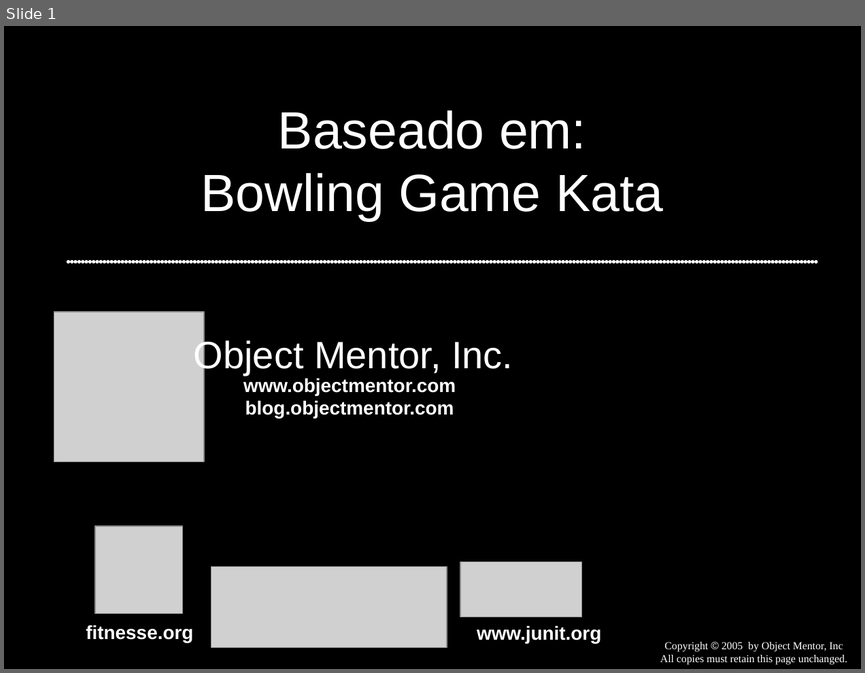
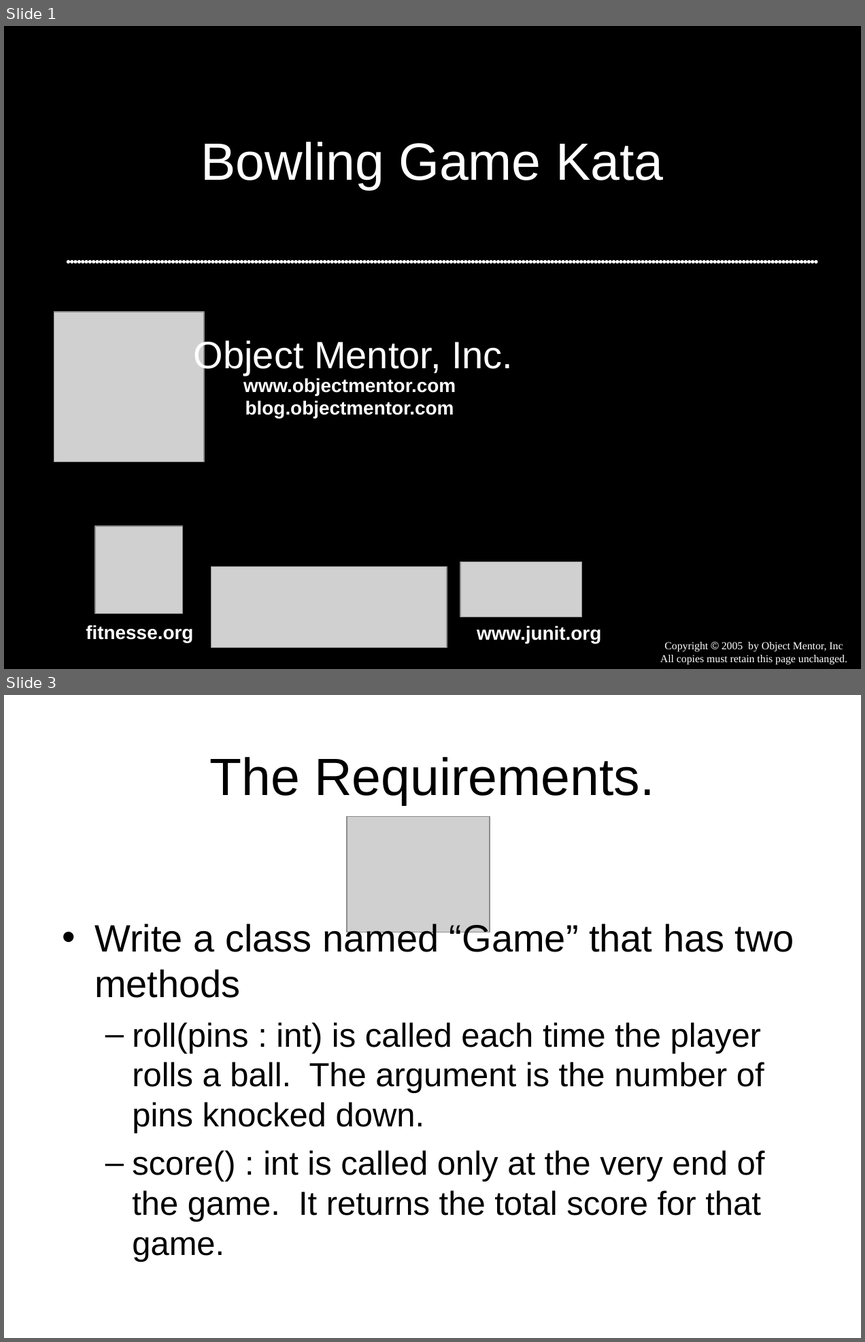
Before and after one commit to dojovale/Coding-Dojo---Bowling-Kata---06-01-2011, a slide deck: presentation/Bowling Game Kata.ppt. Shown one above the other, each under a label of ours: slide 1 before the commit, slides 1 and 3 after it; the slides between them are not shown. The pictures are 865x673 and 865x1342 pixels, drawn with LibreOffice and Linux fonts; fonts in the diff are those of the drawing; grey boxes stand for pictures. Boxes give left, top, right and bottom in pixels: in the first picture for what was removed or moved away, otherwise in the second. Text is boxed around its words. In the diff, an @@ line names an element or a change of style, - is before the commit and + after.

Commit message:
inclusao de apresentacao de bowling game original

```diff
--- a/presentation/Bowling Game Kata.ppt
+++ b/presentation/Bowling Game Kata.ppt
@@ slide 3 added at [4, 695, 861, 1338], background #FFFFFF @@
@@ title added at [209, 757, 654, 805], 44 pt, text #000000 @@
+The Requirements.
@@ picture added at [347, 817, 490, 932] @@
@@ text added at [94, 921, 794, 1261], 28 pt, text #000000 @@
+• Write a class named “Game” that has two methods
+  – roll(pins : int) is called each time the player rolls a ball. The argument is the number of pins knocked down.
+  – score() : int is called only at the very end of the game. It returns the total score for that game.
@@ slide 1 changed as well @@
@@ title at [201, 142, 663, 190]: text changed @@
-Baseado em:
-Bowling Game Kata
+Bowling Game Kata
```
Also in this commit, not shown: 51 other slides added, 7 slides removed.
